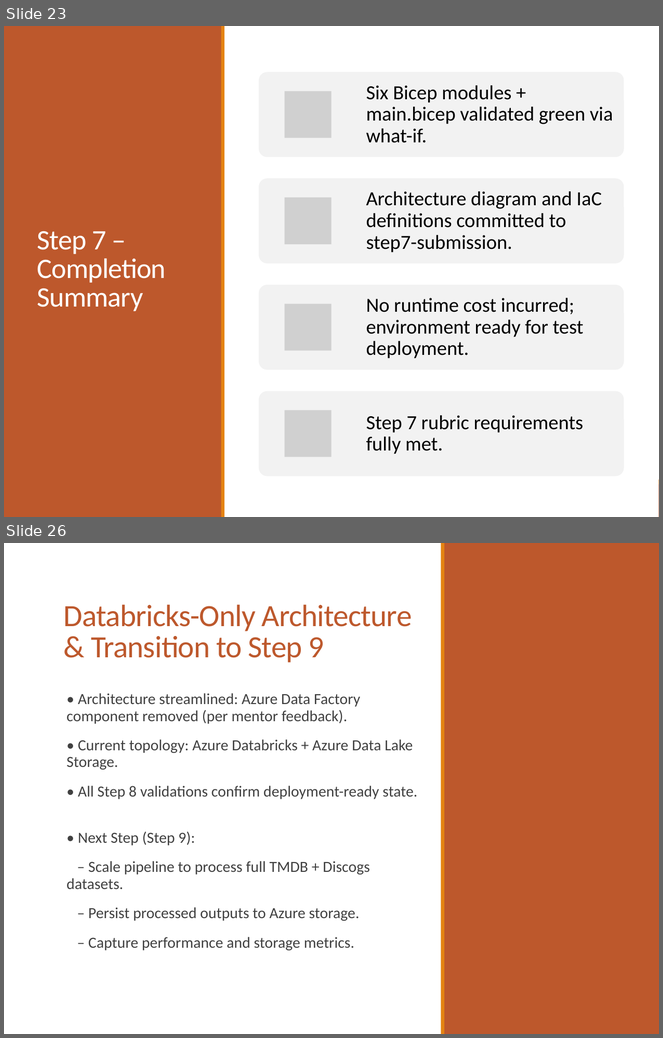
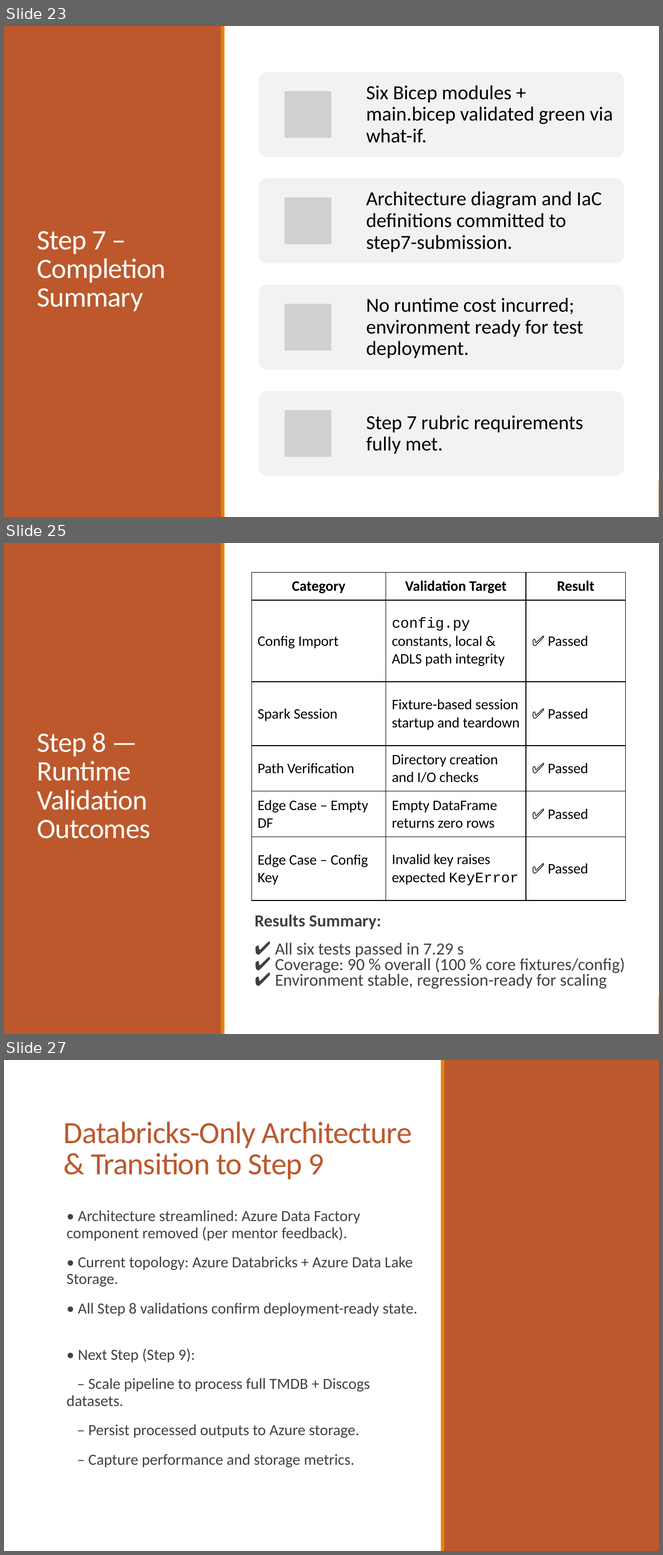
Before and after one commit to mtholahan/unguided-capstone-project, a slide deck: slides/Step_8_Slide_Deck.pptx. Shown one above the other, each under a label of ours: slides 23 and 26 before the commit, slides 23, 25 and 27 after it; the slides between them are not shown. The pictures are 663x1038 and 663x1555 pixels, drawn with LibreOffice and Linux fonts; fonts in the diff are those of the drawing; grey boxes stand for pictures. Boxes give left, top, right and bottom in pixels: in the first picture for what was removed or moved away, otherwise in the second. Text is boxed around its words. In the diff, an @@ line names an element or a change of style, - is before the commit and + after.

```diff
--- a/slides/Step_8_Slide_Deck.pptx
+++ b/slides/Step_8_Slide_Deck.pptx
@@ slide 25 added at <box>4,543,659,1034</box>, background #FFFFFF; not listed: 2 template elements that a slide beside it also shows @@
@@ rectangle added at <box>4,543,659,1034</box>, fill #FFFFFF @@
@@ rectangle added at <box>4,543,221,1034</box>, fill #BD582C @@
@@ rectangle added at <box>221,543,224,1034</box>, fill #E48312 @@
@@ table added at <box>252,573,626,901</box>, 6 rows, 3 columns @@
+Category | Validation Target | Result
+Config Import | config.py constants, local & ADLS path integrity | ✅ Passed
+Spark Session | Fixture-based session startup and teardown | ✅ Passed
+Path Verification | Directory creation and I/O checks | ✅ Passed
+Edge Case – Empty DF | Empty DataFrame returns zero rows | ✅ Passed
+Edge Case – Config Key | Invalid key raises expected KeyError | ✅ Passed
@@ title added at <box>37,733,150,839</box>, 31 pt, text #FFFFFF @@
+Step 8 — Runtime Validation Outcomes
@@ text added at <box>255,915,625,989</box>, 18.7 pt, text #404040 @@
+  Results Summary:
+  ✔ All six tests passed in 7.29 s
+  ✔ Coverage: 90 % overall (100 % core fixtures/config)
+  ✔ Environment stable, regression-ready for scaling
@@ what was slide 26 is now slide 27 @@
```
Also in this commit, not shown: 1 slide changed, 1 other slide added, 1 slide removed.
